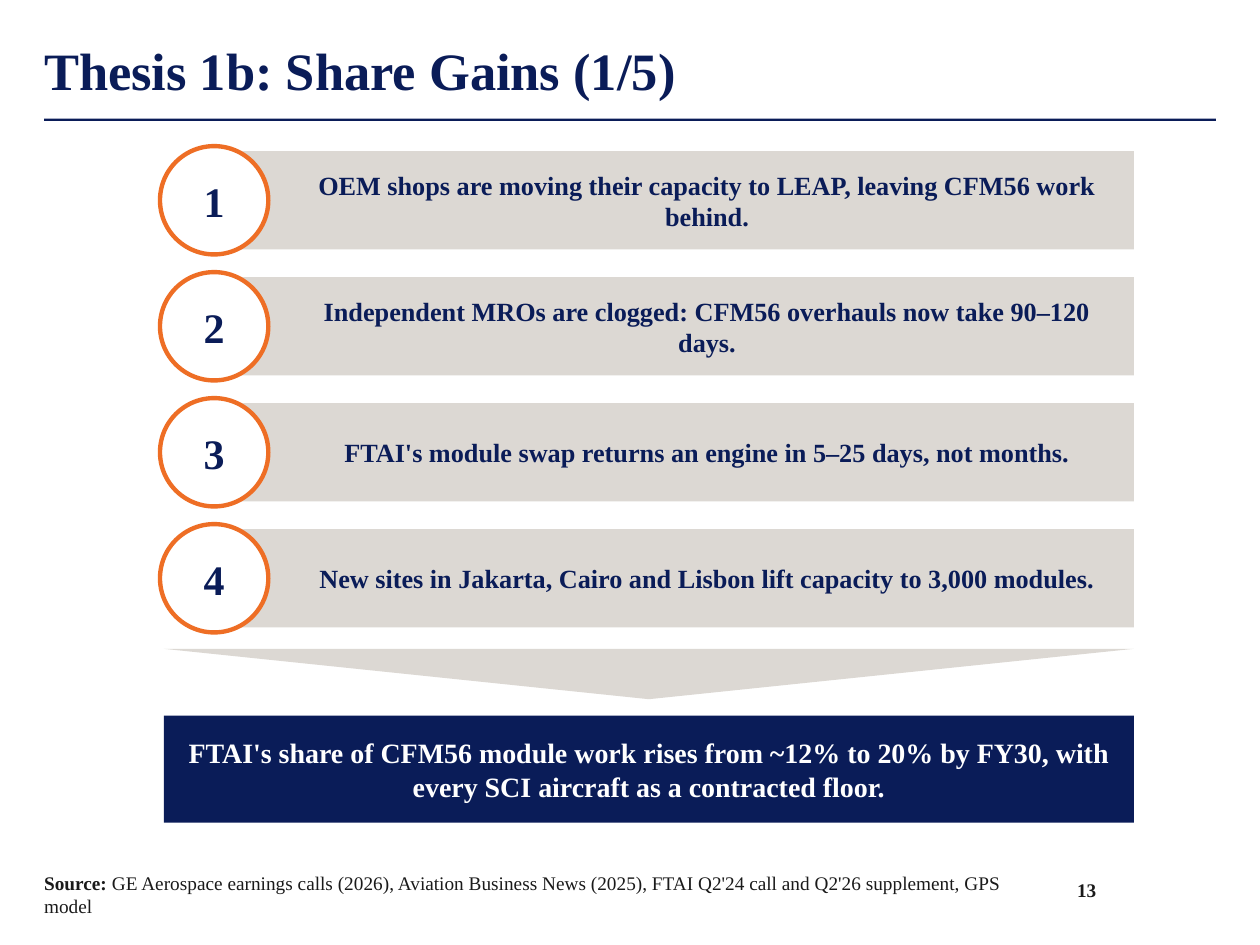
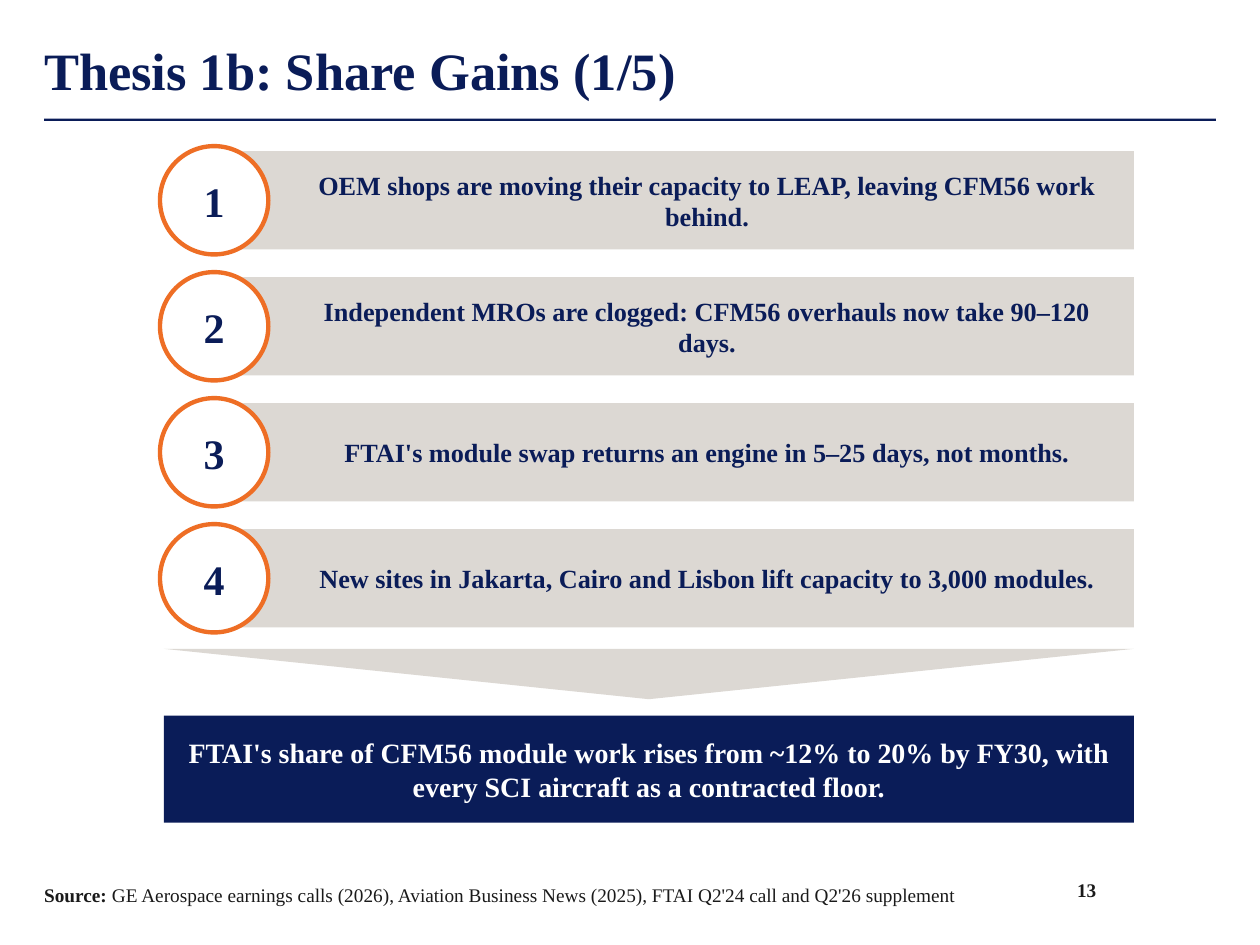
Before and after one commit to maxlsmls-dot/SPOT, a slide deck: slide 13 of deck/FTAI_Long_Pitch.pptx. Drawn at 1260x945 pixels with LibreOffice and Linux fonts; fonts in the diff are those of the drawing; background and template pictures are left out. Boxes give left, top, right and bottom in pixels: in the first picture for what was removed or moved away, otherwise in the second. Text is boxed around its words. In the diff, an @@ line names an element or a change of style, - is before the commit and + after.

```diff
--- a/deck/FTAI_Long_Pitch.pptx
+++ b/deck/FTAI_Long_Pitch.pptx
@@ text at (44,888,955,906): text changed @@
-Source: GE Aerospace earnings calls (2026), Aviation Business News (2025), FTAI Q2'24 call and Q2'26 supplement, GPS model
+Source: GE Aerospace earnings calls (2026), Aviation Business News (2025), FTAI Q2'24 call and Q2'26 supplement
```
Also in this commit, not shown: 25 other slides changed, 1 other file.
